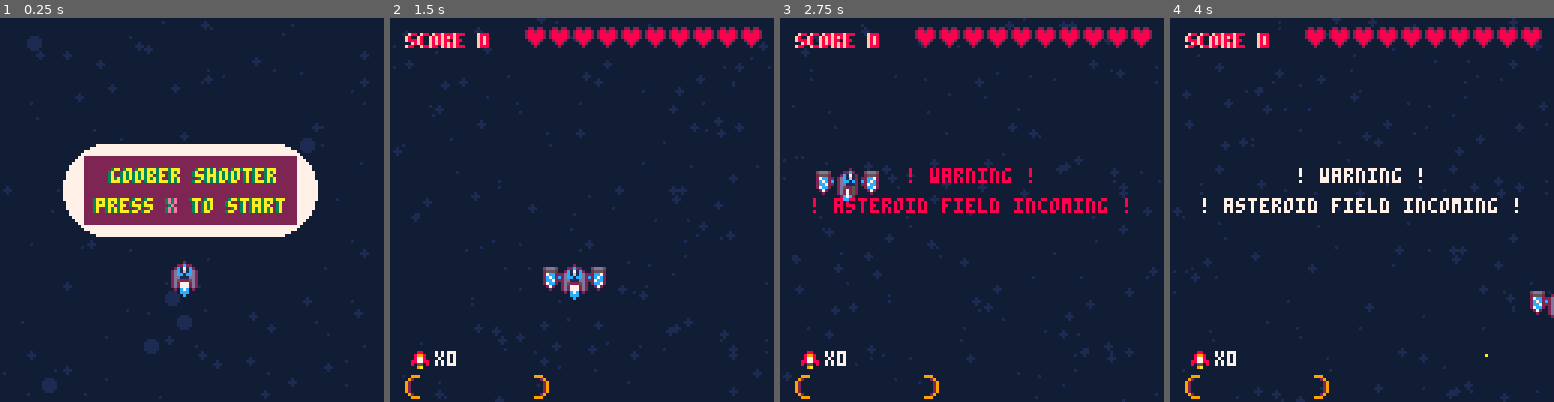
Above: before the commit, frames 1-4 (left to right).
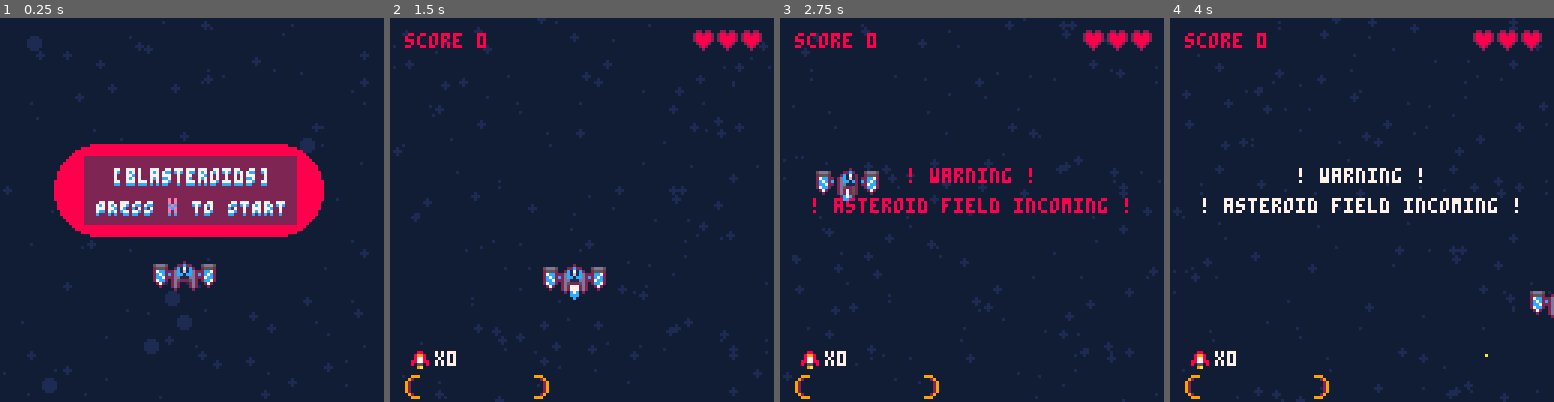
Above: after the commit, the same moments.

Repository: Sam-Horner-42/pico-8
Game: PICO-8 cartridge carts/firstgame/firstgame.p8
Same seed, same stepped clock (60 frames per second), same inputs: the game is played once before the commit and once after it.
Inputs:
- Up to frame 1 (0.25 s): no input
- Up to frame 2 (1.5 s): tap X (X key) at 0.33, 1.07 s; tap O (Z key) at 0.7 s
- Up to frame 3 (2.75 s): hold Right 1.6-2.1 s; tap O (Z key) at 1.7, 2.1, 2.5 s; tap X (X key) at 1.85 s; hold Up 2.15-2.42 s; hold Right from 2.47 s (still down)
- Up to frame 4 (4 s): tap O (Z key) at 2.9, 3.3, 3.7 s; tap X (X key) at 2.97 s; release Right at 3.03 s; hold Left 3.08-3.58 s; hold Down 3.63-3.97 s

The runs differ from the first frame. In frame 1, 9.6% of the frame differs, in the area x 14-85%, y 32-73%; in frame 2, 2.4%; in frame 3, 2.4%; in frame 4, 2.4%.

Commit message:
Added popups, game lagging pretty heavy with pickups

Diff:
--- a/carts/firstgame/enemies.lua
+++ b/carts/firstgame/enemies.lua
@@ -34,8 +34,17 @@
 
         if self.drift == 0 then
             self.x += self.drift_amount
+            if self.x > 128 then
+                del(enemies, self) --delete enemies
+            end
         elseif self.drift == 1 then
             self.x -= self.drift_amount
+            if self.x < 0 then
+                del(enemies, self) --delete enemies
+            end
+        end
+        if self.y > 128 then
+            del(enemies, self) --delete enemies
         end
 
         if self.clr > 6 then
@@ -50,9 +59,7 @@
                 if self.explosion_timer == 0 then
                     self.explosion_timer = 15
                 end
-                popup_x = enemy.x
-                popup_y = enemy.y - 8
-                popup_timer = game_start_timer
+
                 self.spd = -0.5
                 self.drift = 3
                 self.sprite = 5
@@ -89,9 +96,8 @@
 				del(enemies, self)
 			end
 		end
-        if self.y > 128 then
-            del(enemies, self) --delete enemies
-        end
+
+
         if self.explosion_timer > 0 then
             self.explosion_timer -= 1
         end
--- a/carts/firstgame/firstgame.p8
+++ b/carts/firstgame/firstgame.p8
@@ -10,14 +10,14 @@
 #include laser_beams.lua
 #include rockets.lua
 __gfx__
-000c0000000000000000000000000000006660000660c60000000000589999850606606000099000000000000880088000000000000b00030033000003730000
-0c171c00022022000050550000000000066566006c507c6000000000588888850627726000977900000880000880088000bbbb003073003b0bb330003bb73000
-dc161cd028828820057076500000000065775570070007c0000000006813318602011020097dd79000899800088008800b7876b0b3b37bb73bb3730033b73000
-dcc1ccd0288888200570065000000000665575600000000600000000081331802222222297dddd7900877800088008800b8886b07b3333703bb3730003330000
-dd111dd0288888200577065000000000657656505000006500000000778338770062260097dddd7908877880088008800b7876b007b33b003b37730000000000
-d50005d002888200005005000000000006775700c00000c0000000007081180700600600097dd790080550800770077000b77b00003337000337300000000000
-d00000d00028200000005000000000000065700000000000000000000075570000800800009779000009a00005500550000bb0000337b3000033000000000000
-d00000d000020000000000000000000000000000000000000000000000000000000000000009900000000000066006600000000000000b300000000000000000
+000c0000022022000000000000000000006660000660c60000000000589999850606606000099000000000000880088000000000000b00030333000003730000
+0c171c00288288200050050007707700066566006c507c60000000005888888506277260009779000008800008800880007776003073003b377330003bb73000
+dc161cd028888820057076500777770065775570070007c0000000006813318602011020097dd790008998000880088007787760b3b37bb73bb7300033b73000
+dcc1ccd0288888200570065007777700665575600000000600000000081331802222222297dddd790087780008800880078887607b3333703bb7300003330000
+dd111dd0028882000577065000777000657656505000006500000000778338770062260097dddd7908877880088008800778776007b33b003bb3000000000000
+d50005d000282000005005000007000006775700c00000c0000000007081180700600600097dd790080550800770077000777600003337000333000000000000
+d00000d00002000000005000000000000065700000000000000000000075570000800800009779000009a00005500550000000000337b3000000000000000000
+d00000d000000000000000000000000000000000000000000000000000000000000000000009900000000000066006600000000000000b300000000000000000
 009990000000000000c000000000c00000000000000c0000007770000077700000777000007770000077700000000000005ddd50005ddd50005ddd500aaa0000
 09200000000000000171c00000c17100000cc0000c5715000077700000c7c0000077700000c7c0000077700000088000002555200025552000255520a777a000
 92000000000000000161cd000dc1610000c77c005c161c5000c7c00000ccc00000c7c00000ccc00000c7c000008998000027cc220027dd220027dd22a777a000
--- a/carts/firstgame/main.lua
+++ b/carts/firstgame/main.lua
@@ -110,13 +110,14 @@
     rockets={}
 	projectiles = {}
 	laser_beams = {}
-    player.health = 10
+    player.health = 3
     player.score = 0
+    player.alive=true
 	-- define variables for use in gameplay
 	warningcolourtimer = 60
 	game_start_timer = 0
 	enemy_spawn_timer = 0
-	enemy_spawn_interval = 7
+	enemy_spawn_interval = 10
 	pickup_spawn_timer = 0
 	pickup_spawn_interval = 240
 	warningcolour = 8
@@ -156,10 +157,10 @@
 function print_3d_centered(str, y, shadow_col, text_col, zoffset)
     local text_width = #str * 4
     local x = 64 - (text_width / 2)
+    -- shadow
+    print(str, x, y+1, shadow_col)
     -- foreground
 	print(str, x, y, text_col)
-    -- shadow
-    print(str, x + 1, y, shadow_col)
 end
 
 function print_3d_centered_parts(parts, y, shadow_offset, shadow_col)
@@ -174,7 +175,7 @@
     -- draw each part
     for part in all(parts) do
         -- shadow
-        print(part.text, x + shadow_offset, y, shadow_col)
+        print(part.text, x, y+1, shadow_col)
         -- foreground
         print(part.text, x, y, part.col)
         x += #part.text * 4
@@ -182,17 +183,17 @@
 end
 
 function draw_menu()
-	rectfill(32,42,94,72, 7)
-	circfill(36,57,15, 7)
-	circfill(90,57,15, 7)
+	circfill(33,57,15, 8)
+	circfill(92,57,15, 8)
+    rectfill(31,42,94,72, 8)
 	rectfill(28,46,98,68, 2)
-	print_3d_centered("goober shooter", 50, 10, 3, -1)
+	print_3d_centered("[blasteroids]", 50, 12, 7, -1)
 
 	print_3d_centered_parts({
-    {text="press ", col=10},
+    {text="PRESS ", col=7},
     {text="x", col=xcolour},
-    {text=" to start", col=10}
-	}, 60, -1, 3)
+    {text=" TO START", col=7}
+	}, 60, -1, 12)
 	if btnp(5) then --Z
 		start_game()
 		game_state = "play"
@@ -205,8 +206,8 @@
 		game_over_sound_playing = true
 	end
 
-	print_3d_centered("game over!", 50, 8, 1, -1)
-	print_3d_centered("your score:" .. score, 60, 8, 1, -1)
+	print_3d_centered("game over!", 50, 8, 7, -1)
+	print_3d_centered("YOUR SCORE:" .. score, 60, 8, 7, -1)
 	print_3d_centered_parts({
     {text="press ", col=9},
     {text="x", col=xcolour},
@@ -228,6 +229,9 @@
 	enemy.state = "hit"
     if enemy.health <= 0 and type != player then
         player.score+=100
+        popup_timer = 30
+        popup_x=enemy.x
+        popup_y=enemy.y
     end
 	enemy.is_hit = true
 end
@@ -286,7 +290,7 @@
         -- weapon collisions
 		for enemy in all(enemies) do
 			enemy:update()
-            if player.alive and enemy.state == "alive" and check_collision(player, enemy) and player.invuln_timer == 0 then
+            if player.alive and enemy.state != "exploded" and check_collision(player, enemy) and player.invuln_timer == 0 then
                 enemy_hit(enemy, player, 10)
                 if player.shield == false then
                     if hit_sound_cooldown <= 0 then
@@ -311,7 +315,7 @@
 			end
 			for laser in all(laser_beams) do
 				if check_collision(laser, enemy) and enemy.state == "alive" then
-					enemy_hit(enemy, laser, 5)
+					enemy_hit(enemy, laser, 10)
 				end
 			end
 			for rocket in all(rockets) do
@@ -376,9 +380,8 @@
         end
 
 		-- TODO add second wave
-        if popup_timer > 0 and popup_x > 0 and popup_x > 0 then
-            popup_x -= 0.5
-            popup_y -= 0.5
+        if popup_timer > 0 then
+            popup_timer -= 1
         end
 
 		enemy_spawn_timer += 1 --increment spawn timer
@@ -402,8 +405,10 @@
 	if game_state == "main_menu" then
 
 		draw_menu()
-        spr(22, 58, 88)
+
 		outline_spr(0, 58, 82, 1, 1, false, false, 2)
+        spr(28, 58+8, 82, 1, 1 , true)
+        spr(28, 58-9, 82)
 
 
 	elseif game_state == "play" then
@@ -415,22 +420,25 @@
             enemy:draw() --spawn enemies
         end
 
-        if popup_timer > 0 and game_start_timer - popup_timer < 120 then
+        if popup_timer > 0 then
             print("+100", popup_x, popup_y, 8)
             print("+100", popup_x - 1, popup_y, 7)
         end
+
+
+        player:draw() --display the player
+
         for projectile in all(projectiles) do
             projectile:draw()
         end
 
-        player:draw() --display the player
-
         for laser in all(laser_beams) do
             laser:draw()
         end
         --display player score
-        print("score "..player.score, 5, 5, 15)
-        print("score "..player.score, 6, 5, 8)
+
+        print("score "..player.score, 5, 5, 8)
+
         for r in all(rockets) do
             r:draw()
         end
--- a/carts/firstgame/player.lua
+++ b/carts/firstgame/player.lua
@@ -8,7 +8,7 @@
     sprite = 0,
     fire_cooldown = 0,
     score = 0,
-    health = 10,
+    health = 3,
     alive = true,
     w = 8,
     h = 8,
@@ -29,6 +29,7 @@
     gun = 29,
     shield_rad = 0,
     sfx_is_playing = false,
+    muzzleclr = 12,
 
 	new = function(self, tbl)
 		tbl = tbl or {}
@@ -91,7 +92,12 @@
             self.shield_rad = 11 + sin(time() * 1)
         end
         if self.radius > 0 then
-            self.radius -= 1
+            self.radius -= 0.3
+            if self.radius > 3 then
+                self.muzzleclr = 7
+            else
+                self.muzzleclr = 12
+            end
         else
             self.radius = 4
         end
@@ -99,7 +105,7 @@
         if self.health <= 5 then
             -- TODO recreate smoke effects
         end
-        if self.health <= 3 and not btn(1) and not btn(0) then
+        if self.health < 2 and not btn(1) and not btn(0) then
             self.sprite = 21
         end
         self.gun = 28
@@ -198,16 +204,21 @@
 
         spr(self.flame, self.x, self.y+6)
 
+
+
         spr(self.gun, self.x+8, self.y, 1, 1 , true)
         spr(self.gun, self.x-9, self.y)
-        if btn(5) and self.fire_cooldown > 0 then
-            circfill(self.x-6, self.y-2, self.radius, 7)
-            circfill(self.x+11, self.y-2, self.radius, 7)
-        end
+
+        if btn(5) then
+            circfill(self.x-5, self.y+1, self.radius, self.muzzleclr)
+            circfill(self.x+11, self.y+1, self.radius, self.muzzleclr)
+        end
+
         if self.shield == true then
             circ(self.x + 3, self.y + 5, self.shield_rad, 9) -- purple glow
             circ(self.x + 3, self.y + 5, self.shield_rad-2, 7) -- purple glow
         end
+
         outline_spr(self.sprite, self.x, self.y, 1, 1, false, false, self.outline)
         -- reset background palette
         pal(0,129,1)
@@ -219,13 +230,13 @@
             circfill(self.x + 3, self.y + 10, 1, 7)
         end
 
-        --display player health
-        for i = 1, player.health do
-            local health_spr = 1 -- full shield
-            if i > player.health then
-                health_spr = 2 -- broken shield
-            end
-            spr(health_spr, (125 + i * -8), 2) -- full shield
+        -- display player health
+        for i = 1, 3 do -- player max health
+            local health_spr = 2 -- broken heart by default
+            if i <= self.health then
+                health_spr = 1 -- full heart
+            end
+            spr(health_spr, 125 - (i * 8), 4)
         end
 
         local rockets_x = 6
